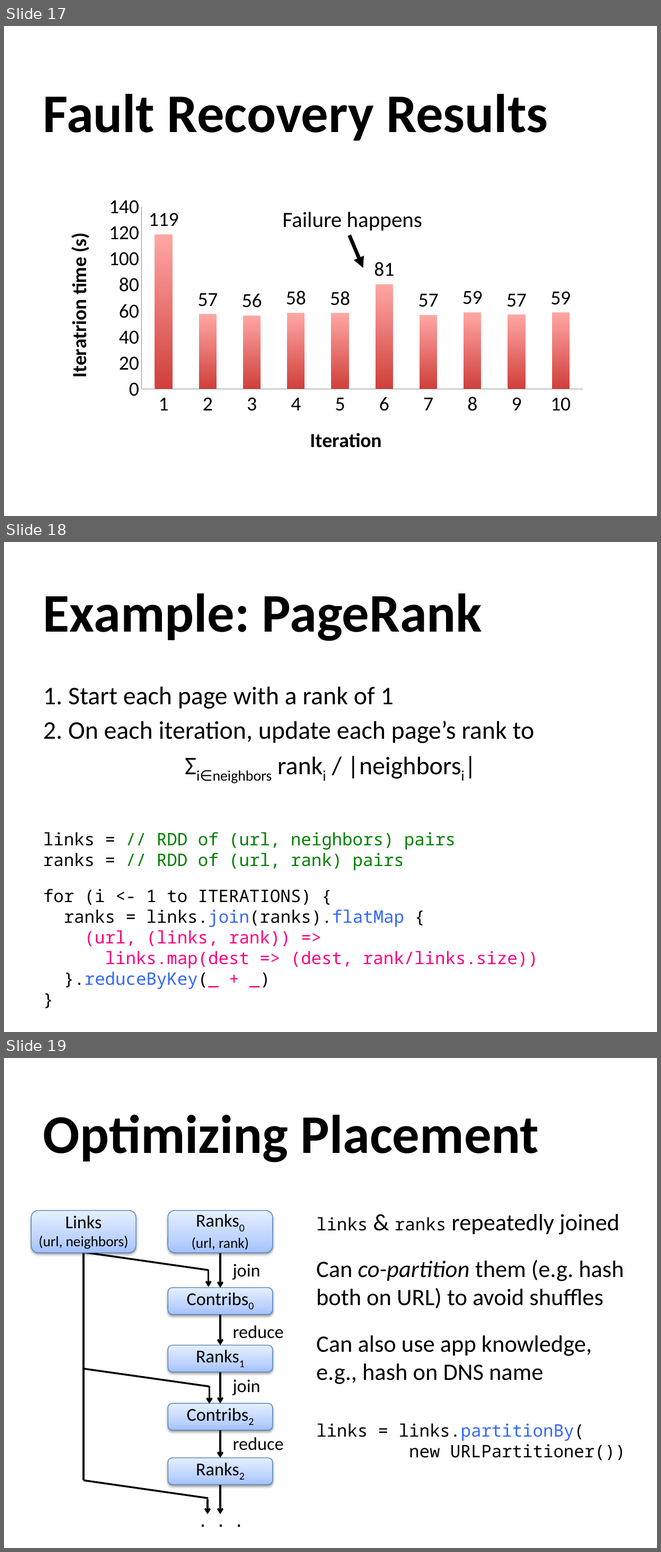
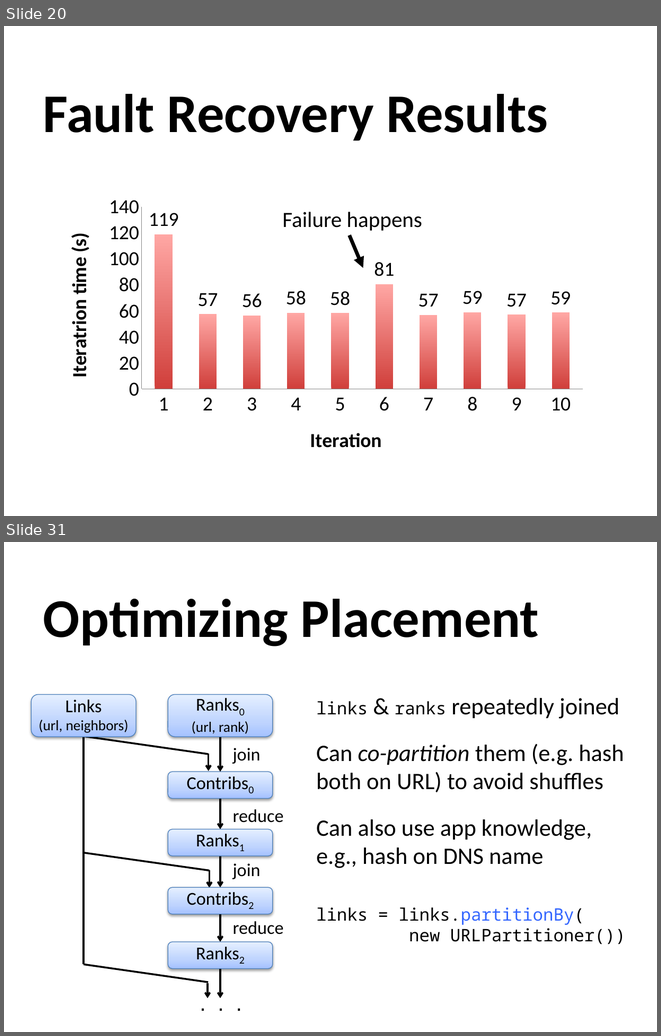
Before and after one commit to mahtabgodara/spark-repo, a slide deck: slides/RDD-4-spark.pptx. Shown one above the other, each under a label of ours: slides 17, 18 and 19 before the commit, slides 20 and 31 after it; the slides between them are not shown. The pictures are 661x1552 and 661x1036 pixels, drawn with LibreOffice and Linux fonts; fonts in the diff are those of the drawing. Boxes give left, top, right and bottom in pixels: in the first picture for what was removed or moved away, otherwise in the second. Text is boxed around its words. In the diff, an @@ line names an element or a change of style, - is before the commit and + after.

```diff
--- a/slides/RDD-4-spark.pptx
+++ b/slides/RDD-4-spark.pptx
@@ slide 18 removed at bbox=[4, 542, 657, 1032], background #FFFFFF @@
@@ title removed at bbox=[43, 593, 482, 641] @@
-Example: PageRank
@@ text removed at bbox=[43, 686, 535, 783] @@
-1. Start each page with a rank of 1
-2. On each iteration, update each page’s rank to
-Σi∈neighbors ranki / |neighborsi|
@@ text removed at bbox=[43, 832, 538, 989] @@
-links = // RDD of (url, neighbors) pairs
-ranks = // RDD of (url, rank) pairs
-for (i <- 1 to ITERATIONS) {
-ranks = links.join(ranks).flatMap {
-(url, (links, rank)) =>
-links.map(dest => (dest, rank/links.size))
-}.reduceByKey(_ + _)
-}
@@ what was slide 17 is now slide 20 @@
@@ what was slide 19 is now slide 31 @@
```
Also in this commit, not shown: 3 slides changed, 3 slides added, 3 other slides removed.
